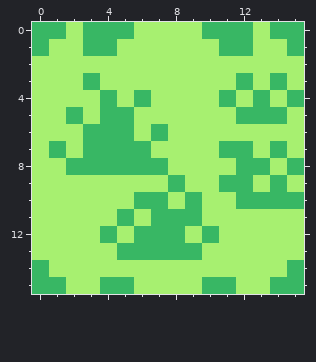
A pixel-art sprite gets an edit: games/topdown/assets/grass.png. Above, as it was before the edit.
The file is 16x16 pixels.
After:
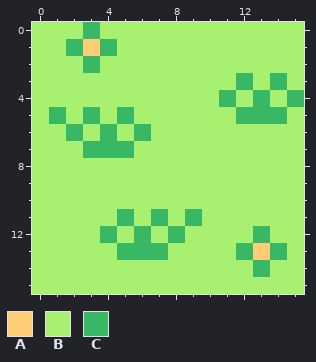
Palette (. is transparent): A #ffcd75  B #a7f070  C #38b764
What changed:
The author changed colour B to colour A in row 13 at x 13.
The author changed colour C to colour A in row 1 at x 3.
The author changed colour C to colour B in row 0 at x 0 to 1, 4 to 5, 10 to 12 and 14 to 15; in row 1 at x 0, 11 to 12 and 15; in row 3 at x 3; in row 4 at x 4 and 6; in row 5 at x 2 and 4; in row 6 at x 3, 5 and 7.
The author changed colour C to colour B in row 7 at x 1, 6, 11 to 12 and 14; in row 8 at x 2 to 7, 12 to 13 and 15; in row 9 at x 8, 11 to 12 and 14; in row 10 at x 6 to 7, 9 and 12 to 15; in row 11 at x 8; in row 12 at x 7 and 10.
The author changed colour C to colour B in row 13 at x 8 to 9; in row 14 at x 0 and 15; in row 15 at x 0 to 1, 4 to 5, 10 to 11 and 14 to 15.
The author changed colour B to colour C in row 1 at x 2; in row 2 at x 3; in row 5 at x 1 and 3; in row 6 at x 2 and 6; in row 12 at x 13; in row 13 at x 12 and 14.
The author changed colour B to colour C in row 14 at x 13.
Pixel boxes of the changes (left, top, right, bottom) in both pictures:
changed: (32, 22, 304, 294)
